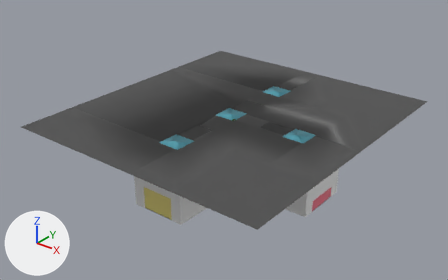
What one commit did to the COLLADA model Assets/Prefabs/Temple.dae.
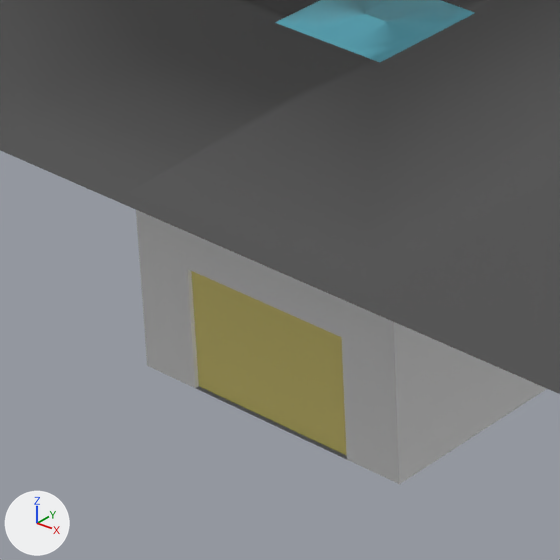
The first picture shows the older version from a camera (50 mm lens) standing at (75.3, -78.6, 54.3) and looking at (12.3, 0.1, 5.5). The close-ups show both versions on the part from 25% to 47% of the width and 50% to 85% of the height of that picture; other places that the commit changed are outside them. The lights are fixed; the arrows at lower left show +X, +Y and +Z.

The first close-up shows 'MainTemple'.
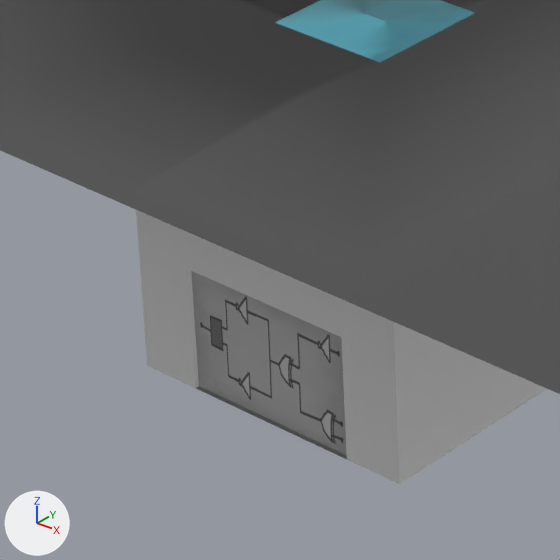
Location of each change, [x1, y1, x2, y2] in pixels of the close-ups (560 x 560 px):
'MainTemple', surface changed (yellow to grey): [188, 269, 349, 457] in both

Edits to the bpy script that builds the scene:
```text
Add img_room_three_puzzle_png:
    img_room_three_puzzle_png = load_image('room_three_puzzle.png', '../Materials/LogicGates/room_three_puzzle.png', 768, 256, 'sRGB')
Change mat_room3puzzle:
    remove mat_room3puzzle.base_color = (0.8, 0.696, 0.208)  # yellow #e7d97e
    add mat_room3puzzle.texture = img_room_three_puzzle_png
```
